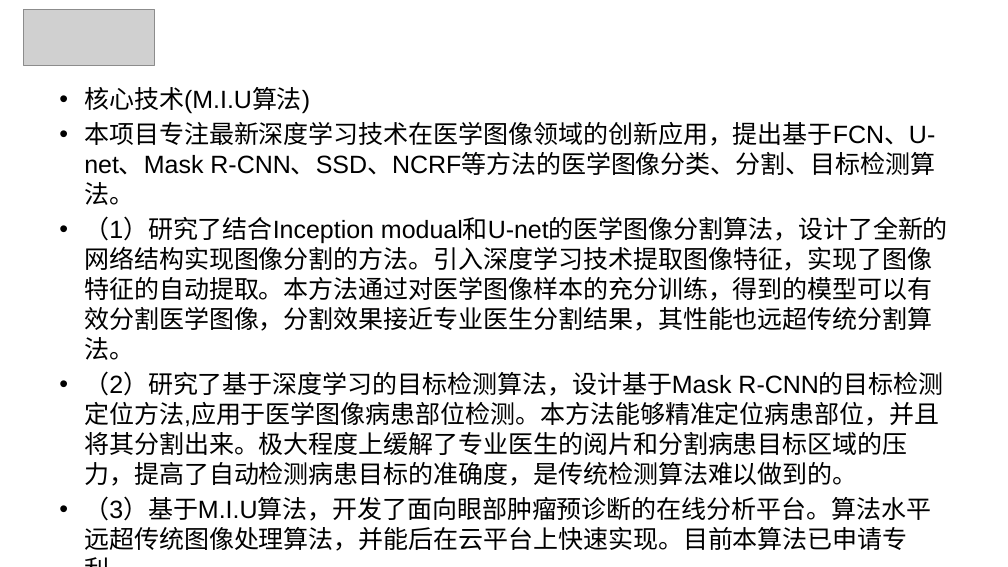
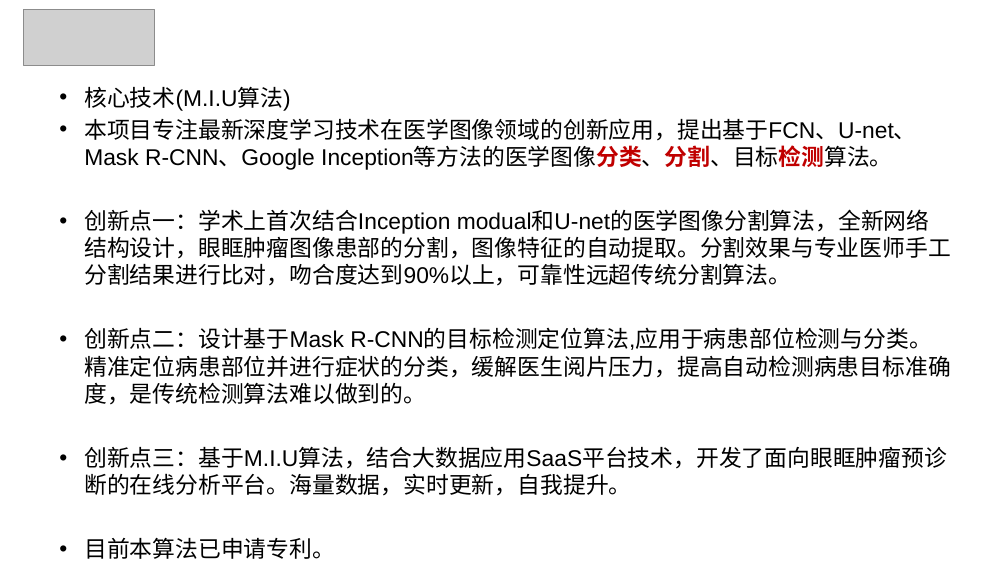
Before and after one commit to oidipous/3551--, a slide deck: slide 12 of 联合创想3551答辩20180704_LP edited.pptx (slide 9 before the commit). Drawn at 1008x567 pixels with LibreOffice and Linux fonts; fonts in the diff are those of the drawing; grey boxes stand for pictures; background and template pictures are left out. Boxes give left, top, right and bottom in pixels: in the first picture for what was removed or moved away, otherwise in the second. Text is boxed around its words. In the diff, an @@ line names an element or a change of style, - is before the commit and + after.

```diff
--- a/联合创想3551答辩20180704_LP edited.pptx
+++ b/联合创想3551答辩20180704_LP edited.pptx
@@ text at (84,87,290,111): size 23.8 to 21.7 pt in "核心技术(M.I.U算法)" @@
@@ text at (84,119,951,496): text changed; size 23.8 to 21.7 pt @@
-• 本项目专注最新深度学习技术在医学图像领域的创新应用，提出基于FCN、U-net、Mask R-CNN、SSD、NCRF等方法的医学图像分类、分割、目标检测算法。
-• （1）研究了结合Inception modual和U-net的医学图像分割算法，设计了全新的网络结构实现图像分割的方法。引入深度学习技术提取图像特征，实现了图像特征的自动提取。本方法通过对医学图像样本的充分训练，得到的模型可以有效分割医学图像，分割效果接近专业医生分割结果，其性能也远超传统分割算法。
-• （2）研究了基于深度学习的目标检测算法，设计基于Mask R-CNN的目标检测定位方法,应用于医学图像病患部位检测。本方法能够精准定位病患部位，并且将其分割出来。极大程度上缓解了专业医生的阅片和分割病患目标区域的压力，提高了自动检测病患目标的准确度，是传统检测算法难以做到的。
-• （3）基于M.I.U算法，开发了面向眼部肿瘤预诊断的在线分析平台。算法水平远超传统图像处理算法，并能后在云平台上快速实现。目前本算法已申请专利。
+• 本项目专注最新深度学习技术在医学图像领域的创新应用，提出基于FCN、U-net、Mask R-CNN、Google Inception等方法的医学图像分类、分割、目标检测算法。
+• 创新点一：学术上首次结合Inception modual和U-net的医学图像分割算法，全新网络结构设计，眼眶肿瘤图像患部的分割，图像特征的自动提取。分割效果与专业医师手工分割结果进行比对，吻合度达到90%以上，可靠性远超传统分割算法。
+• 创新点二：设计基于Mask R-CNN的目标检测定位算法,应用于病患部位检测与分类。精准定位病患部位并进行症状的分类，缓解医生阅片压力，提高自动检测病患目标准确度，是传统检测算法难以做到的。
+• 创新点三：基于M.I.U算法，结合大数据应用SaaS平台技术，开发了面向眼眶肿瘤预诊断的在线分析平台。海量数据，实时更新，自我提升。
+• 目前本算法已申请专利。
```
Also in this commit, not shown: 7 other slides changed, 3 slides added, 3 other files.
